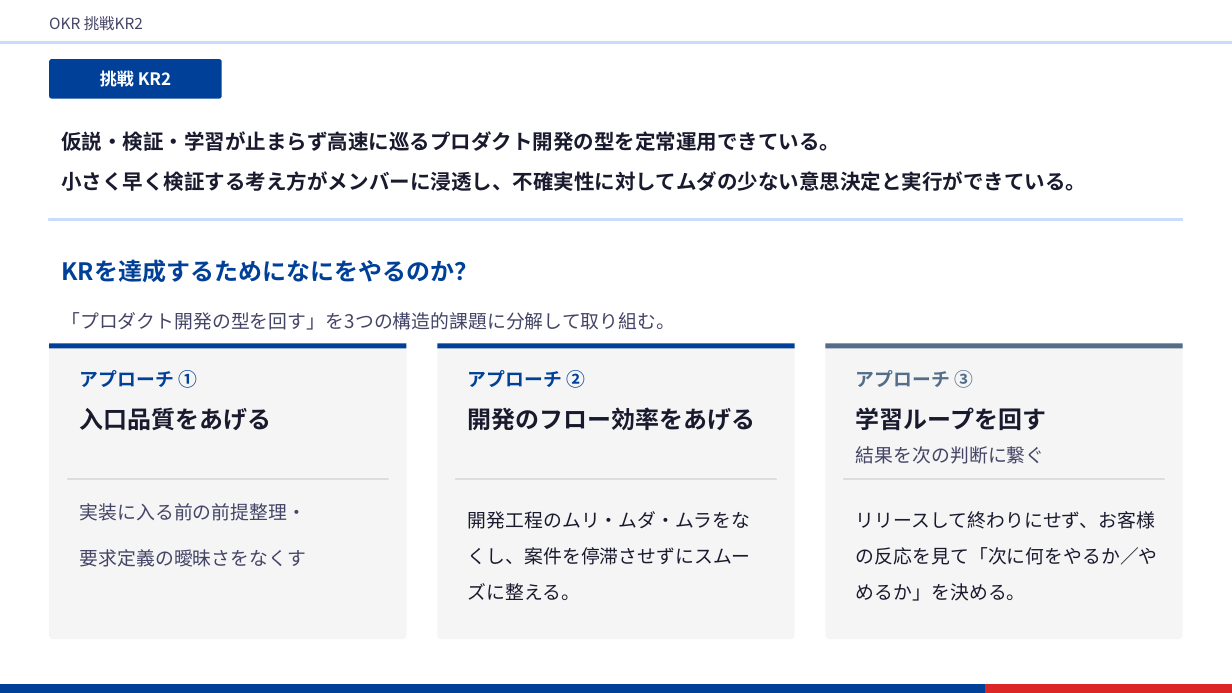
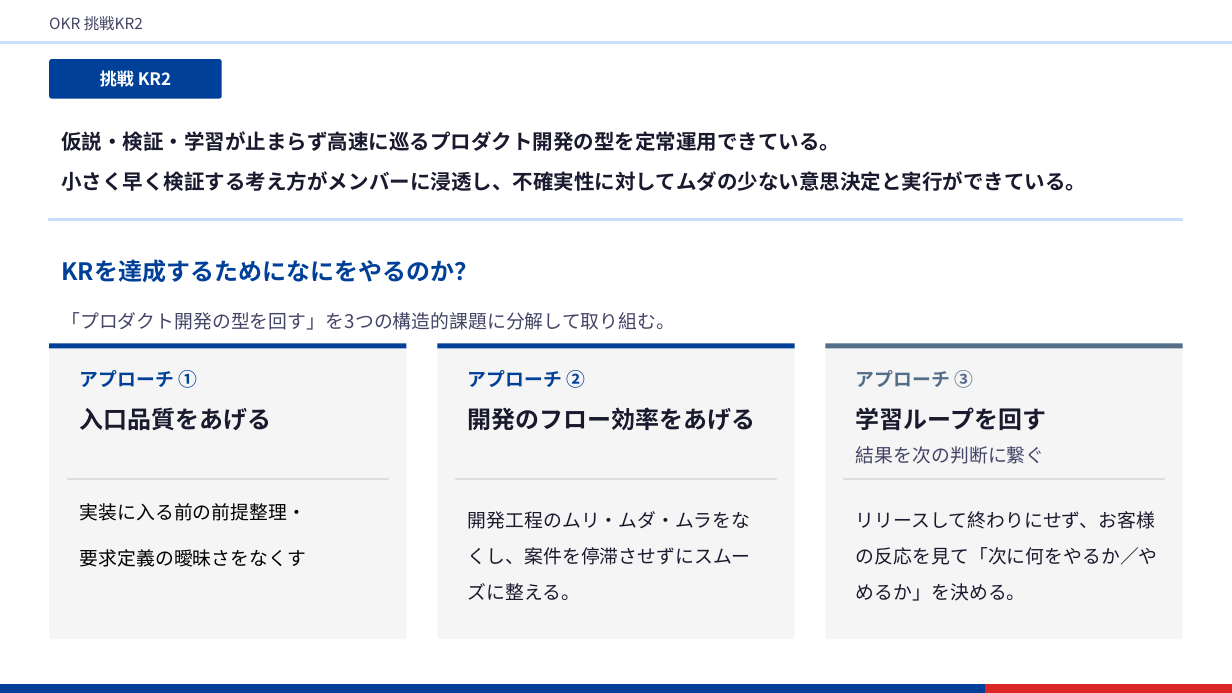
Before and after one commit to 4hey4hey/claude-workspace, a slide deck: slide 2 of outputs/pptx/挑戦KR2のKPIについて.pptx. Drawn at 1232x693 pixels with LibreOffice and Linux fonts; fonts in the diff are those of the drawing. Boxes give left, top, right and bottom in pixels: in the first picture for what was removed or moved away, otherwise in the second. Text is boxed around its words. In the diff, an @@ line names an element or a change of style, - is before the commit and + after.

```diff
--- a/outputs/pptx/挑戦KR2のKPIについて.pptx
+++ b/outputs/pptx/挑戦KR2のKPIについて.pptx
@@ text "実装に入る前の前提整理・" at box(80, 503, 306, 567): text colour #444466 to #000000 @@
```
Also in this commit, not shown: 3 other slides changed, 1 slide added, 11 other files.
